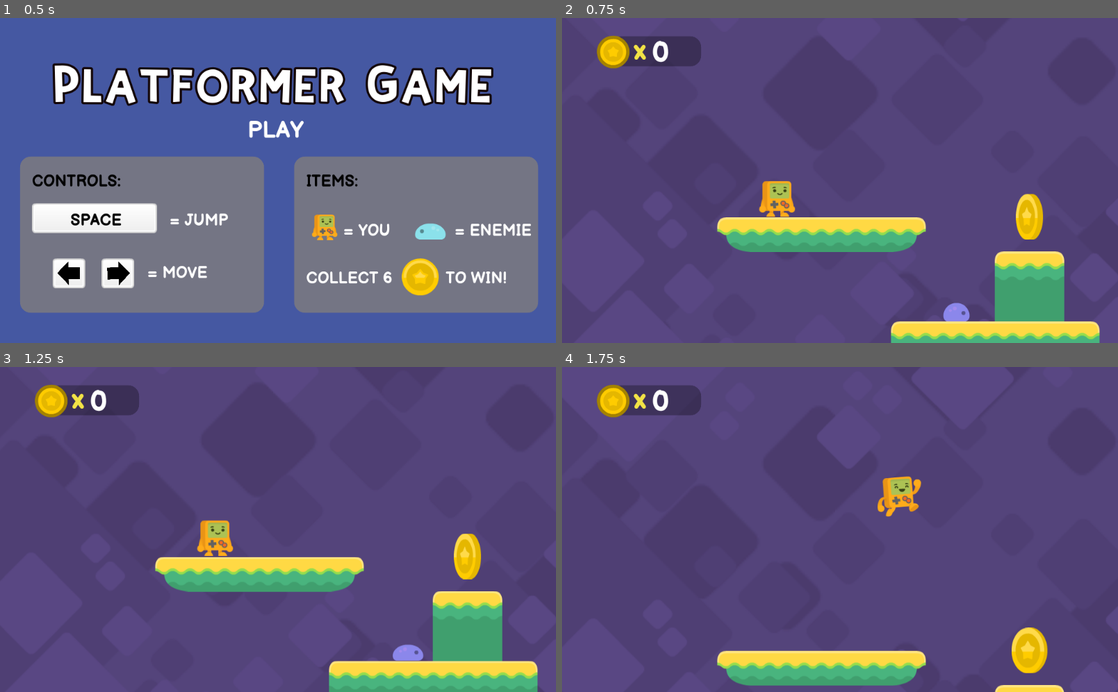
Above: before the commit, frames 1-4 (two rows, left to right).
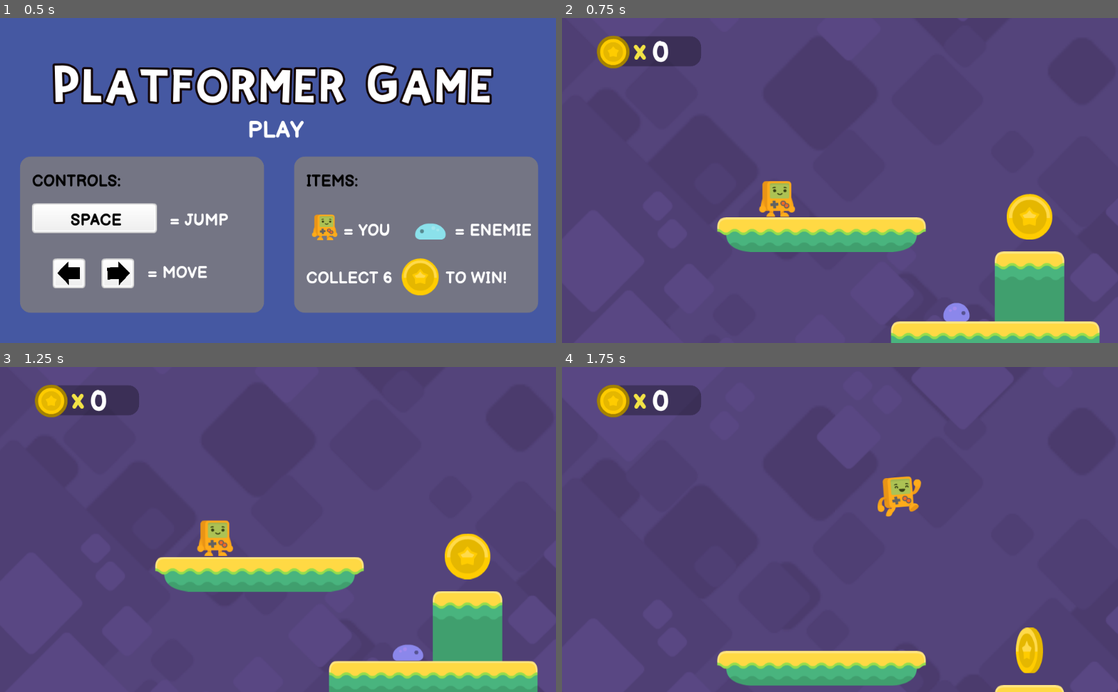
Above: after the commit, the same moments.

Repository: racampita/Platformer-Game-Tutorial
Game: Godot game, scene res://TitleMenu.tscn
The game is run twice, just before and just after one commit, with the same random seed, the same clock (stepped at 60 frames per second) and the same inputs.
Inputs:
- Up to frame 1 (0.5 s): no input
- Up to frame 2 (0.75 s): click "PLAY" at 0.5 s
- Up to frame 3 (1.25 s): no input
- Up to frame 4 (1.75 s): hold D (right) from 1.28 s (still down); tap Space (jump) at 1.35, 1.52 s

Frame 1 is identical in both runs. In frame 2, 0.6% of the frame differs, in the area x 80-89%, y 54-69%; in frame 3, 0.6%, in the area x 80-89%, y 51-66%; in frame 4, 0.4%.

Commit message:
Platformer Tutorial Pt13
+ MUSIC AND SOUNDSS

Diff:
--- a/Level1.tscn
+++ b/Level1.tscn
@@ -10,6 +10,7 @@
 [ext_resource path="res://Assets/fonts/BalsamiqSans-Bold.ttf" type="DynamicFontData" id=8]
 [ext_resource path="res://HUD.gd" type="Script" id=9]
 [ext_resource path="res://enemy.tscn" type="PackedScene" id=10]
+[ext_resource path="res://Assets/music/Retro Beat.ogg" type="AudioStream" id=11]
 
 [sub_resource type="RectangleShape2D" id=1]
 extents = Vector2( 64, 32 )
@@ -302,6 +303,11 @@
 drag_margin_h_enabled = true
 smoothing_enabled = true
 editor_draw_limits = true
+
+[node name="MusicLevel" type="AudioStreamPlayer" parent="."]
+stream = ExtResource( 11 )
+volume_db = -20.0
+autoplay = true
 [connection signal="coin_collected" from="coins/coin" to="HUD" method="_on_coin_collected"]
 [connection signal="coin_collected" from="coins/coin2" to="HUD" method="_on_coin_collected"]
 [connection signal="coin_collected" from="coins/coin3" to="HUD" method="_on_coin_collected"]
--- a/Steve.gd
+++ b/Steve.gd
@@ -26,6 +26,7 @@
 	velocity.y += GRAVITY
 	if Input.is_action_just_pressed("jump") and is_on_floor():
 		velocity.y = JUMPFORCE
+		$SoundJump.play()
 
 	velocity = move_and_slide(velocity,Vector2.UP)
 
--- a/Steve.tscn
+++ b/Steve.tscn
@@ -1,7 +1,8 @@
-[gd_scene load_steps=4 format=2]
+[gd_scene load_steps=5 format=2]
 
 [ext_resource path="res://steve_spriteframes.tres" type="SpriteFrames" id=1]
 [ext_resource path="res://Steve.gd" type="Script" id=2]
+[ext_resource path="res://Assets/sounds/jump1.ogg" type="AudioStream" id=3]
 
 [sub_resource type="CapsuleShape2D" id=1]
 radius = 26.5462
@@ -26,4 +27,9 @@
 [node name="Timer" type="Timer" parent="."]
 wait_time = 0.3
 one_shot = true
+
+[node name="SoundJump" type="AudioStreamPlayer" parent="."]
+stream = ExtResource( 3 )
+volume_db = -30.0
+pitch_scale = 0.75
 [connection signal="timeout" from="Timer" to="." method="_on_Timer_timeout"]
--- a/TitleMenu.tscn
+++ b/TitleMenu.tscn
@@ -9,6 +9,7 @@
 [ext_resource path="res://Assets/UI/arrow-UP.png" type="Texture" id=7]
 [ext_resource path="res://Assets/enemies/slimeBlue_blue.png" type="Texture" id=8]
 [ext_resource path="res://PlayButton.gd" type="Script" id=9]
+[ext_resource path="res://Assets/music/Swinging Pants.ogg" type="AudioStream" id=10]
 
 [sub_resource type="DynamicFont" id=1]
 size = 70
@@ -270,4 +271,9 @@
 __meta__ = {
 "_edit_use_anchors_": false
 }
+
+[node name="MusicTitleScreen" type="AudioStreamPlayer" parent="."]
+stream = ExtResource( 10 )
+volume_db = -15.0
+autoplay = true
 [connection signal="pressed" from="PlayButton" to="PlayButton" method="_on_PlayButton_pressed"]
--- a/coin.gd
+++ b/coin.gd
@@ -8,6 +8,7 @@
 func _on_coin_body_entered(body: Node) -> void:
 	set_collision_mask_bit(0,false)
 	$AnimationPlayer.play("coinJump")
+	$SoundCoinCollect.play()
 	emit_signal("coin_collected")
 
 func _on_AnimationPlayer_animation_finished(anim_name: String) -> void:
--- a/coin.tscn
+++ b/coin.tscn
@@ -1,9 +1,10 @@
-[gd_scene load_steps=8 format=2]
+[gd_scene load_steps=9 format=2]
 
 [ext_resource path="res://Assets/coin/gold_3.png" type="Texture" id=1]
 [ext_resource path="res://Assets/coin/gold_1.png" type="Texture" id=2]
 [ext_resource path="res://Assets/coin/gold_2.png" type="Texture" id=3]
 [ext_resource path="res://coin.gd" type="Script" id=4]
+[ext_resource path="res://Assets/sounds/powerUp2.ogg" type="AudioStream" id=5]
 
 [sub_resource type="CircleShape2D" id=1]
 radius = 44.5668
@@ -42,10 +43,13 @@
 [node name="AnimatedSprite" type="AnimatedSprite" parent="."]
 frames = SubResource( 2 )
 animation = "spin"
-frame = 2
 playing = true
 
 [node name="AnimationPlayer" type="AnimationPlayer" parent="."]
 anims/coinJump = SubResource( 3 )
+
+[node name="SoundCoinCollect" type="AudioStreamPlayer" parent="."]
+stream = ExtResource( 5 )
+volume_db = -9.0
 [connection signal="body_entered" from="." to="." method="_on_coin_body_entered"]
 [connection signal="animation_finished" from="AnimationPlayer" to="." method="_on_AnimationPlayer_animation_finished"]
--- a/enemy.gd
+++ b/enemy.gd
@@ -28,6 +28,7 @@
 
 func _on_top_checker_body_entered(body: Node) -> void:
 	$AnimatedSprite.play("squashed")
+	$SoundSquash.play()
 	speed = 0
 	set_collision_layer_bit(4,false)
 	set_collision_mask_bit(0,false)
--- a/enemy.tscn
+++ b/enemy.tscn
@@ -1,9 +1,10 @@
-[gd_scene load_steps=9 format=2]
+[gd_scene load_steps=10 format=2]
 
 [ext_resource path="res://enemy.gd" type="Script" id=1]
 [ext_resource path="res://Assets/enemies/slimeBlue_blue.png" type="Texture" id=2]
 [ext_resource path="res://Assets/enemies/slimeBlue_squashed.png" type="Texture" id=3]
 [ext_resource path="res://Assets/enemies/slimeBlue.png" type="Texture" id=4]
+[ext_resource path="res://Assets/sounds/pepSound2.ogg" type="AudioStream" id=5]
 
 [sub_resource type="SpriteFrames" id=1]
 animations = [ {
@@ -63,6 +64,10 @@
 shape = SubResource( 4 )
 
 [node name="Timer" type="Timer" parent="."]
+
+[node name="SoundSquash" type="AudioStreamPlayer" parent="."]
+stream = ExtResource( 5 )
+volume_db = 0.93
 [connection signal="body_entered" from="top_checker" to="." method="_on_top_checker_body_entered"]
 [connection signal="body_entered" from="sides_checker" to="." method="_on_sides_checker_body_entered"]
 [connection signal="timeout" from="Timer" to="." method="_on_Timer_timeout"]
Not shown, added: Assets/sounds/confirmation_001.ogg.import
Not shown, added: Assets/sounds/confirmation_002.ogg.import
Not shown, added: Assets/sounds/error_007.ogg.import
Not shown, added: Assets/sounds/jingles_PIZZA07.ogg.import
Not shown, added: Assets/sounds/minimize_001.ogg.import
Not shown, added: Assets/sounds/pepSound2.ogg.import
Not shown, added: Assets/sounds/pepSound4.ogg.import
Not shown, added: Assets/sounds/powerUp10.ogg.import
Not shown, added: Assets/sounds/powerUp12.ogg.import
Not shown, added: Assets/sounds/powerUp2.ogg.import
Not shown, added: Assets/sounds/question_003.ogg.import
Not shown, added: Assets/sounds/switch23.ogg.import
(and 17 more such lines)
